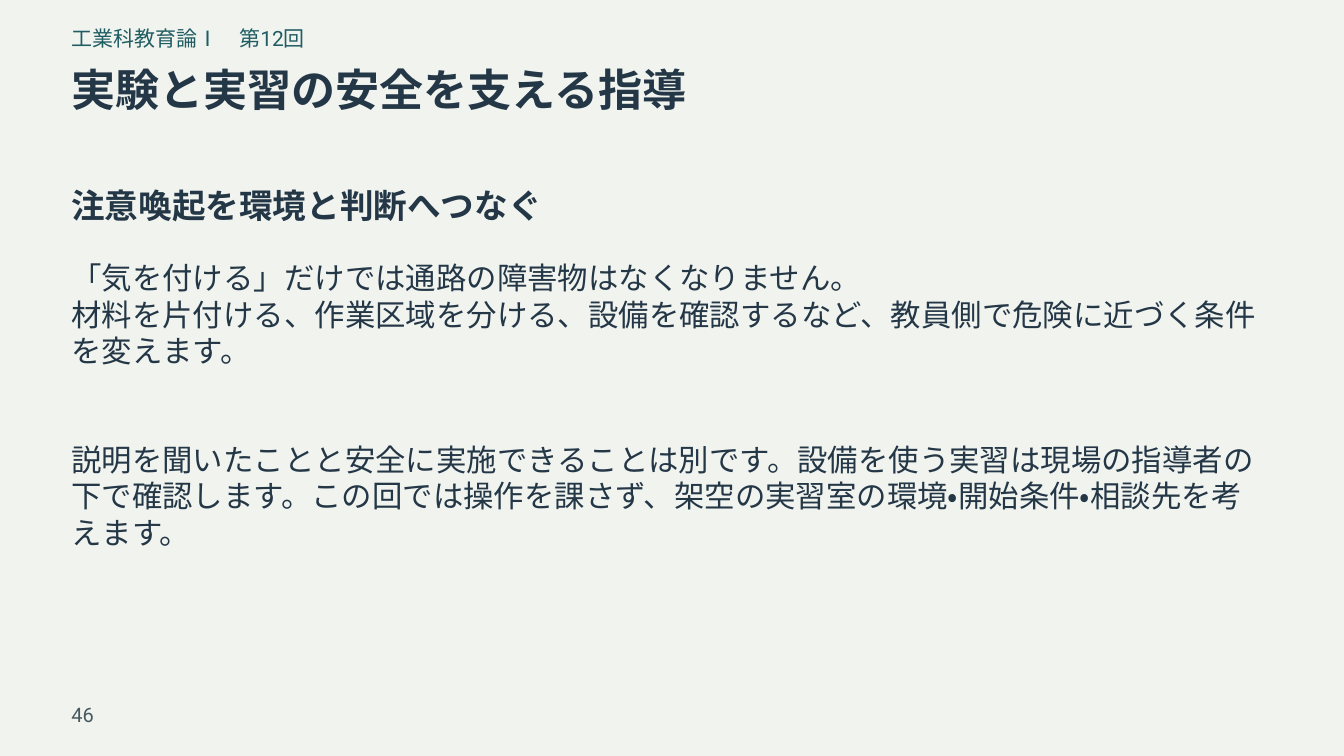
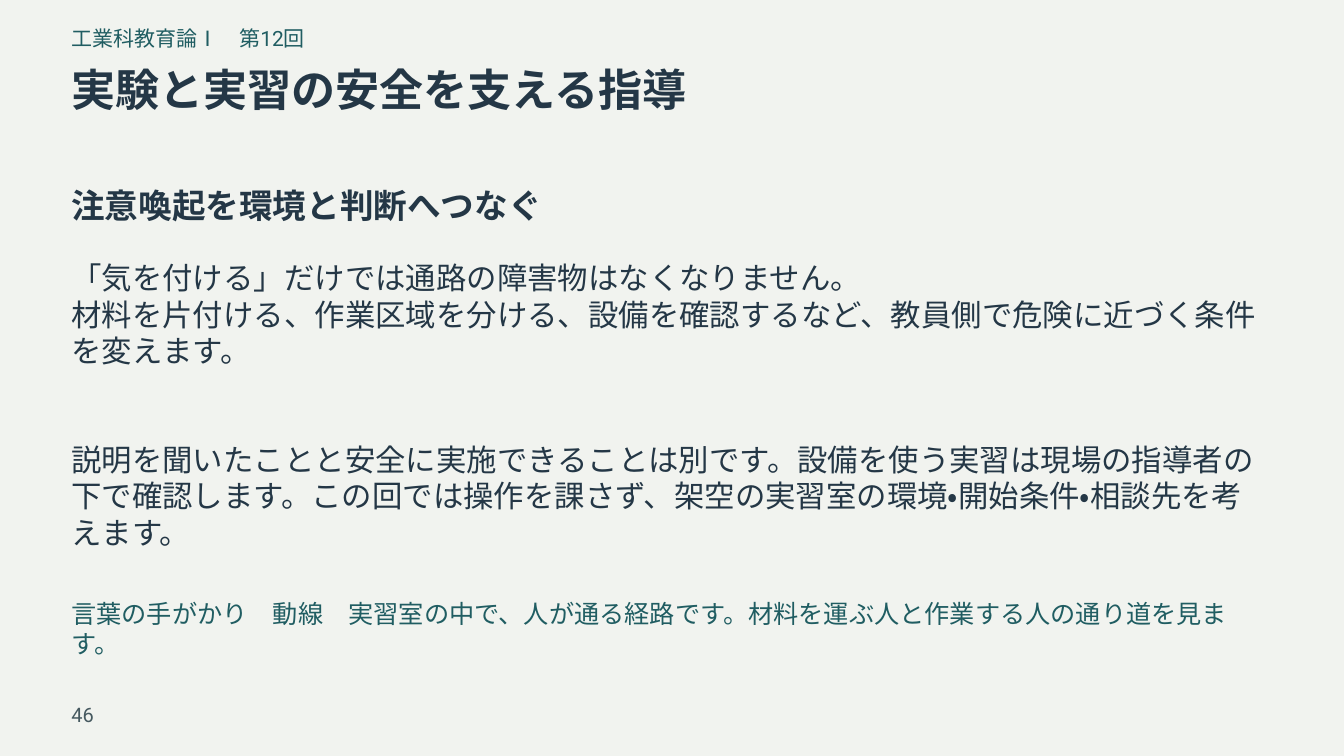
Before and after one commit to zooc-14calbp/industrial-education-i, a slide deck: slide 46 of reorganized/20261105/expanded/slides.pptx. Drawn at 1344x756 pixels with LibreOffice and Linux fonts; fonts in the diff are those of the drawing. Boxes give left, top, right and bottom in pixels: in the first picture for what was removed or moved away, otherwise in the second. Text is boxed around its words. In the diff, an @@ line names an element or a change of style, - is before the commit and + after.

```diff
--- a/reorganized/20261105/expanded/slides.pptx
+++ b/reorganized/20261105/expanded/slides.pptx
@@ text added at (71,601,1227,625), 18 pt, text #205D62 @@
+言葉の手がかり 動線 実習室の中で、人が通る経路です。材料を運ぶ人と作業する人の通り道を見ます。
```
Also in this commit, not shown: 15 other slides changed, 37 other files.
